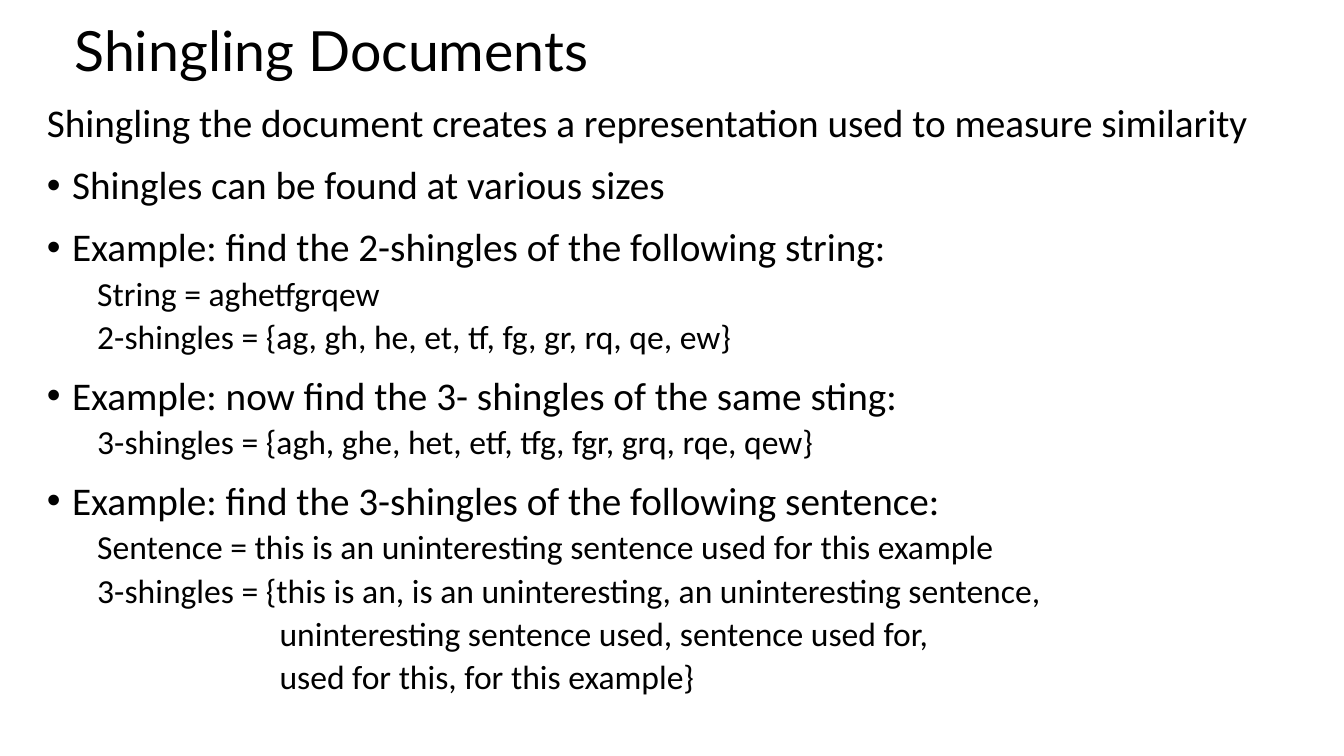
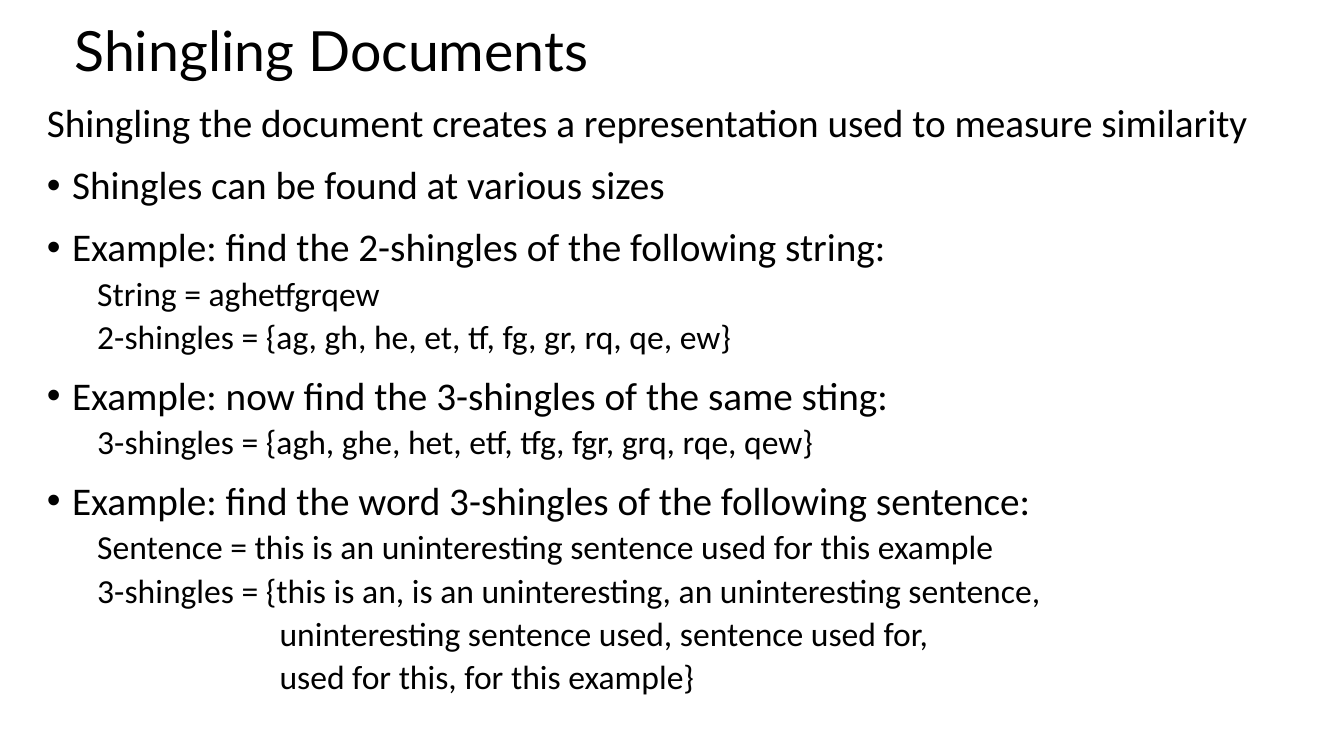
Before and after one commit to StephenElston/CSCI-E-108, a slide deck: slide 29 of slides/4_DistanceAndSimilarityMeasures.pptx. Drawn at 1344x756 pixels with LibreOffice and Linux fonts; fonts in the diff are those of the drawing. Boxes give left, top, right and bottom in pixels: in the first picture for what was removed or moved away, otherwise in the second. Text is boxed around its words. In the diff, an @@ line names an element or a change of style, - is before the commit and + after.

Commit message:
Corrected errors and reorganized slides

```diff
--- a/slides/4_DistanceAndSimilarityMeasures.pptx
+++ b/slides/4_DistanceAndSimilarityMeasures.pptx
@@ text at [72, 382, 888, 417]: spaces changed @@
-• Example: now find the 3- shingles of the same sting:
+• Example: now find the 3-shingles of the same sting:
@@ text at [72, 487, 1030, 522]: text changed @@
-• Example: find the 3-shingles of the following sentence:
+• Example: find the word 3-shingles of the following sentence:
```
